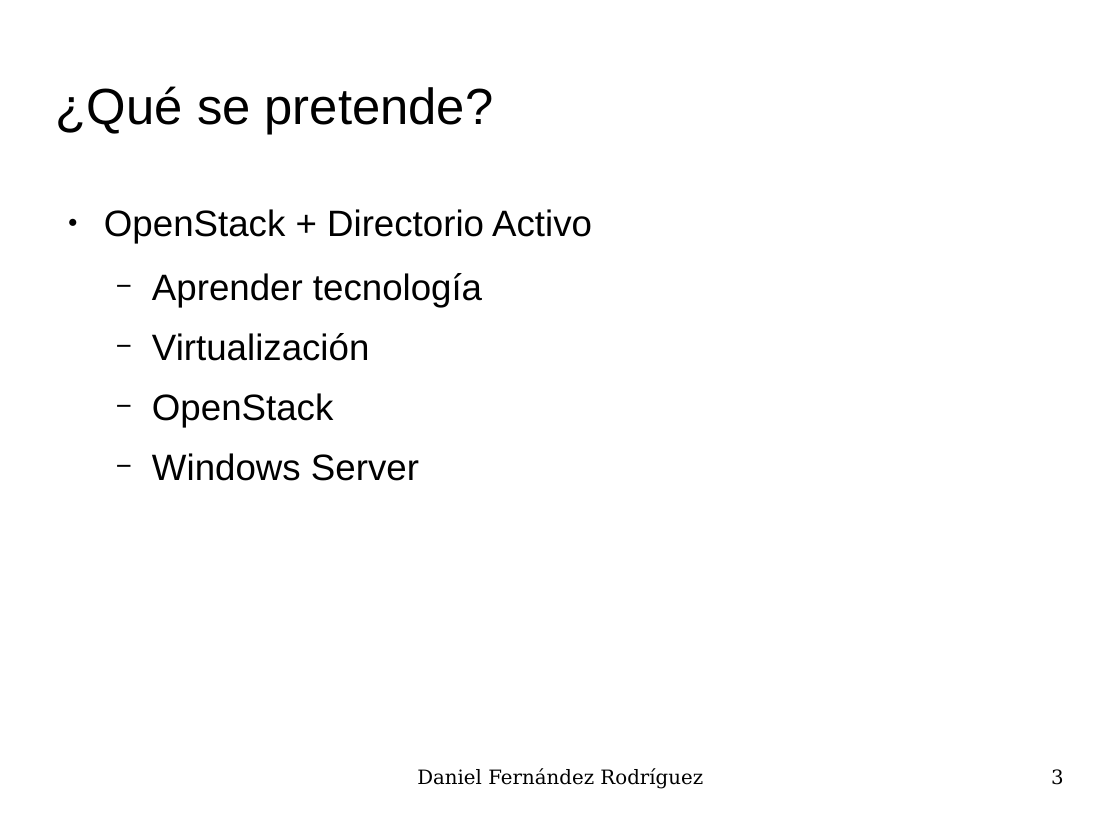
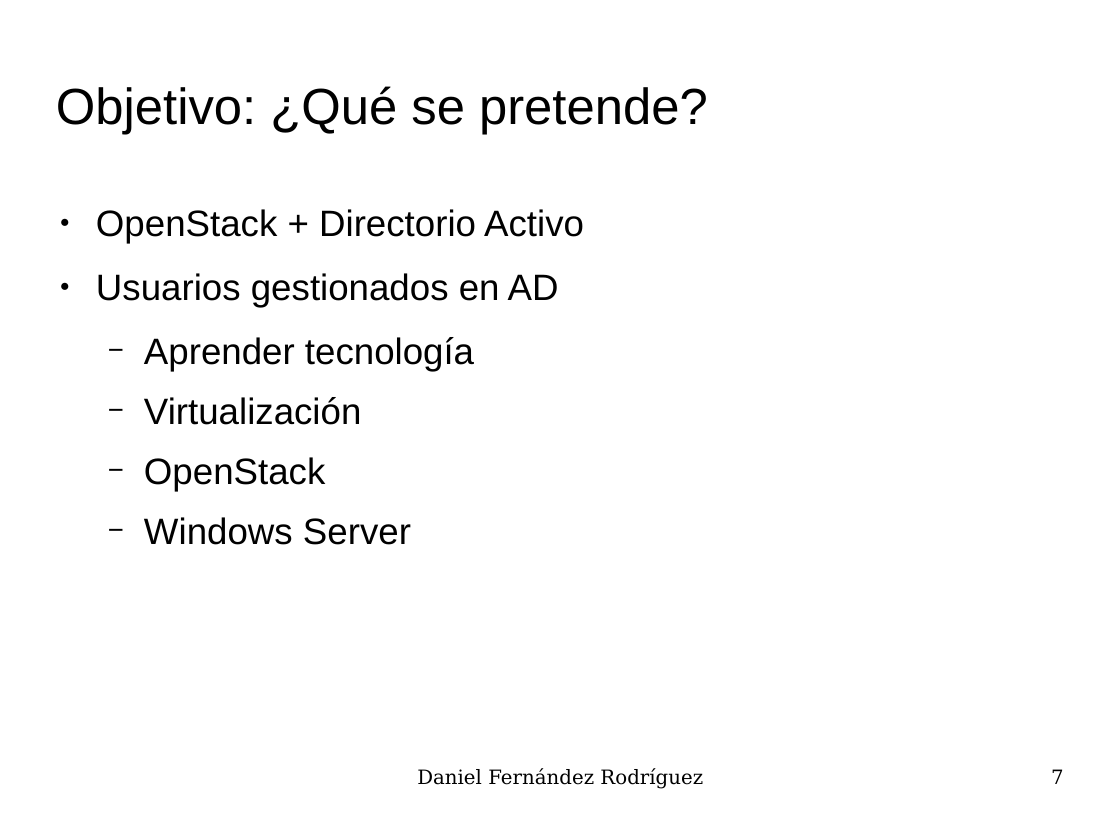
Before and after one commit to UO180222/tfg, a slide deck: slide 7 of docs/presentacion.odp (slide 3 before the commit). Drawn at 1120x840 pixels with LibreOffice and Linux fonts; fonts in the diff are those of the drawing; background and template pictures are left out. Boxes give left, top, right and bottom in pixels: in the first picture for what was removed or moved away, otherwise in the second. Text is boxed around its words. In the diff, an @@ line names an element or a change of style, - is before the commit and + after.

```diff
--- a/docs/presentacion.odp
+++ b/docs/presentacion.odp
@@ title at bbox=[56, 86, 708, 134]: text changed @@
-¿Qué se pretende?
+Objetivo: ¿Qué se pretende?
@@ text "OpenStack + Directorio Activo": place and size @@
-text "OpenStack + Directorio Activo" at bbox=[104, 209, 592, 481]
+text "OpenStack + Directorio Activo" at bbox=[96, 209, 584, 545]
@@ text at bbox=[96, 273, 559, 307]: paragraph added @@
+● Usuarios gestionados en AD
@@ page number at bbox=[1051, 769, 1064, 784]: text changed @@
-3
+7
```
Also in this commit, not shown: 9 other slides changed, 5 slides added.
